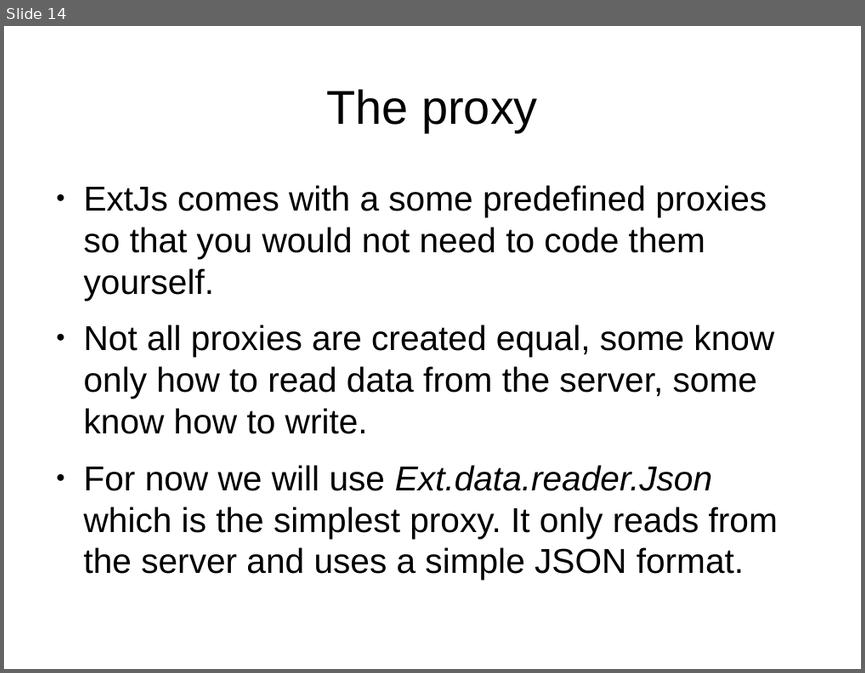
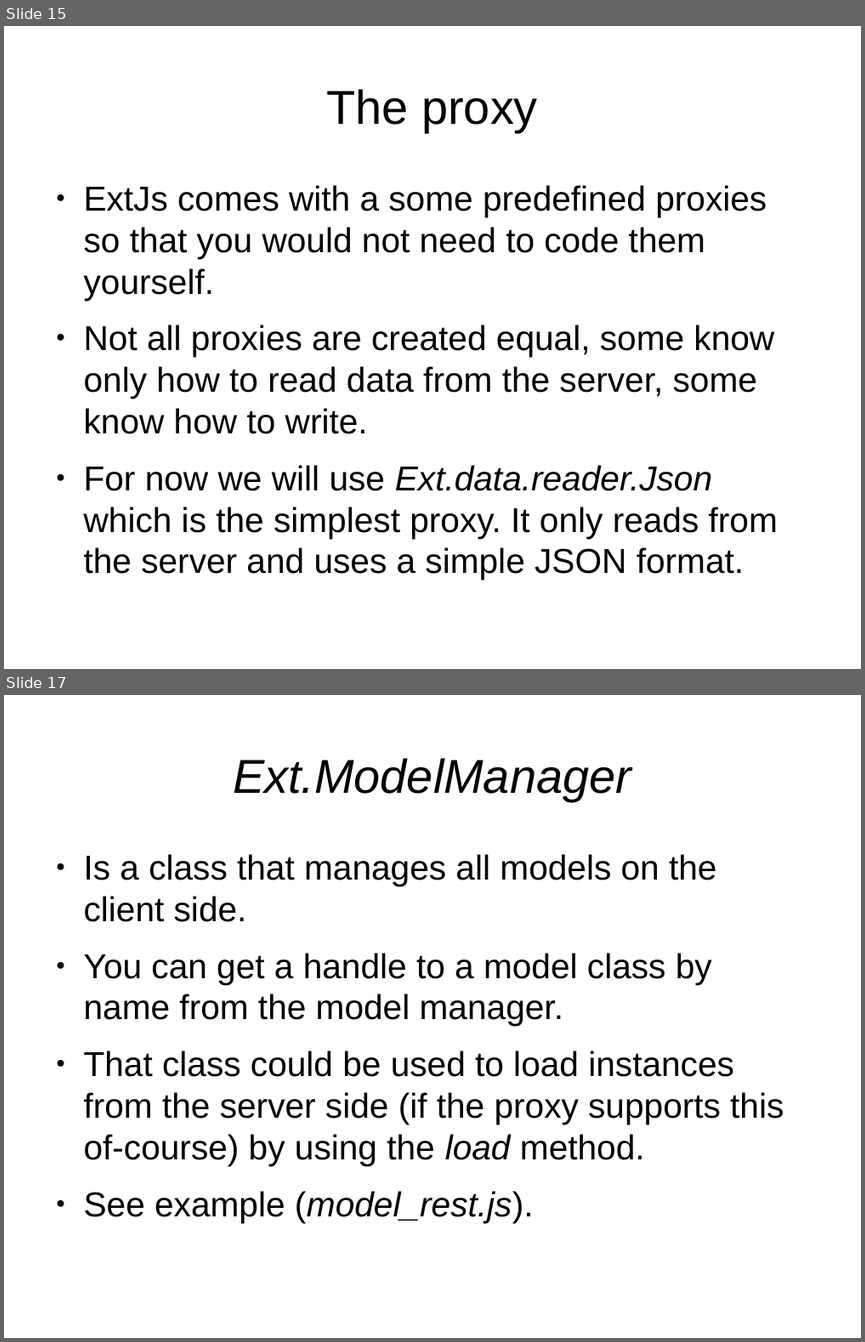
Before and after one commit to veltzer/demos, a slide deck: javascript/extjs/doc/extjs_data.odp. Shown one above the other, each under a label of ours: slide 14 before the commit, slides 15 and 17 after it; the slides between them are not shown. The pictures are 865x673 and 865x1342 pixels, drawn with LibreOffice and Linux fonts; fonts in the diff are those of the drawing. Boxes give left, top, right and bottom in pixels: in the first picture for what was removed or moved away, otherwise in the second. Text is boxed around its words. In the diff, an @@ line names an element or a change of style, - is before the commit and + after.

```diff
--- a/javascript/extjs/doc/extjs_data.odp
+++ b/javascript/extjs/doc/extjs_data.odp
@@ slide 17 added at [4, 695, 861, 1338], background #FFFFFF @@
@@ title added at [233, 758, 631, 801], 44 pt, text #000000, italic @@
+Ext.ModelManager
@@ text added at [84, 854, 783, 1222], 32 pt, text #000000 @@
+● Is a class that manages all models on the client side.
+● You can get a handle to a model class by name from the model manager.
+● That class could be used to load instances from the server side (if the proxy supports this of-course) by using the load method.
+● See example (model_rest.js).
@@ what was slide 14 is now slide 15 @@
```
Also in this commit, not shown: 1 slide changed, 6 other slides added, 6 other files.
